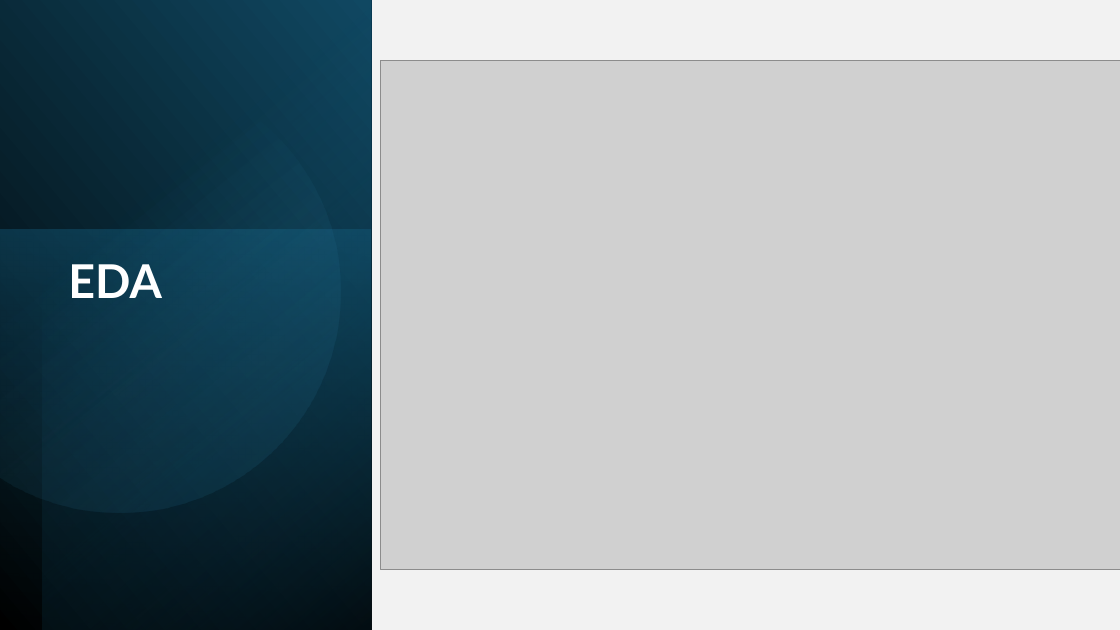
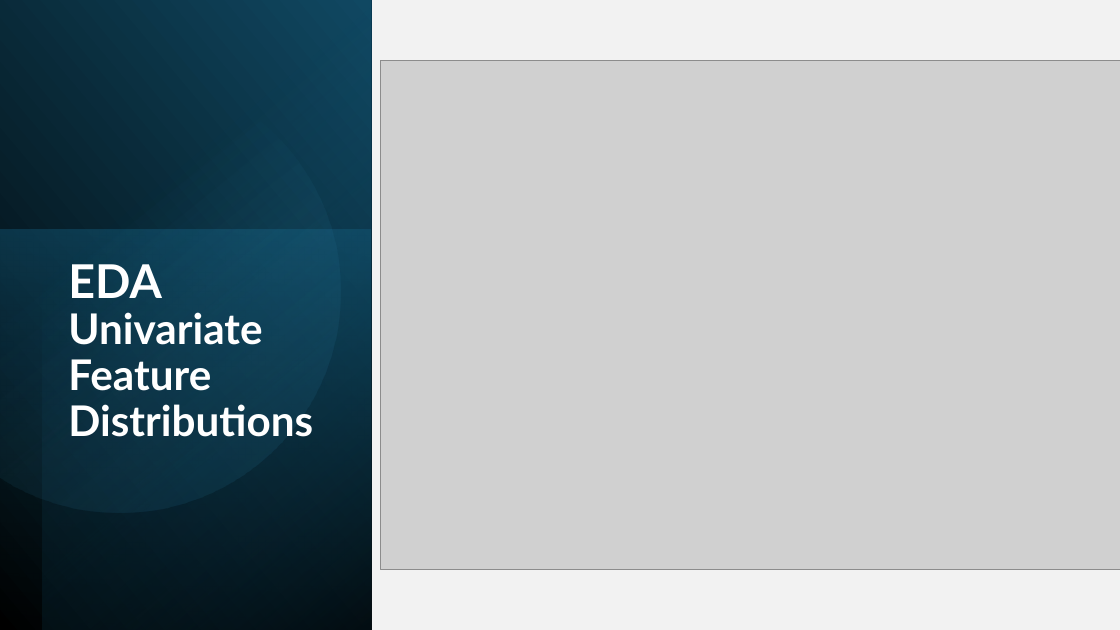
Before and after one commit to Bukhari7703/KIE4033_Bukhari_Assignment2, a slide deck: slide 6 of Assignment_files/Presentation.pptx. Drawn at 1120x630 pixels with LibreOffice and Linux fonts; fonts in the diff are those of the drawing; grey boxes stand for pictures. Boxes give left, top, right and bottom in pixels: in the first picture for what was removed or moved away, otherwise in the second. Text is boxed around its words. In the diff, an @@ line names an element or a change of style, - is before the commit and + after.

```diff
--- a/Assignment_files/Presentation.pptx
+++ b/Assignment_files/Presentation.pptx
@@ title at [68, 264, 313, 437]: text changed; size 43 to 39 pt @@
-EDA
+EDA
+Univariate Feature Distributions
```
Also in this commit, not shown: 6 other slides changed, 4 other files.
